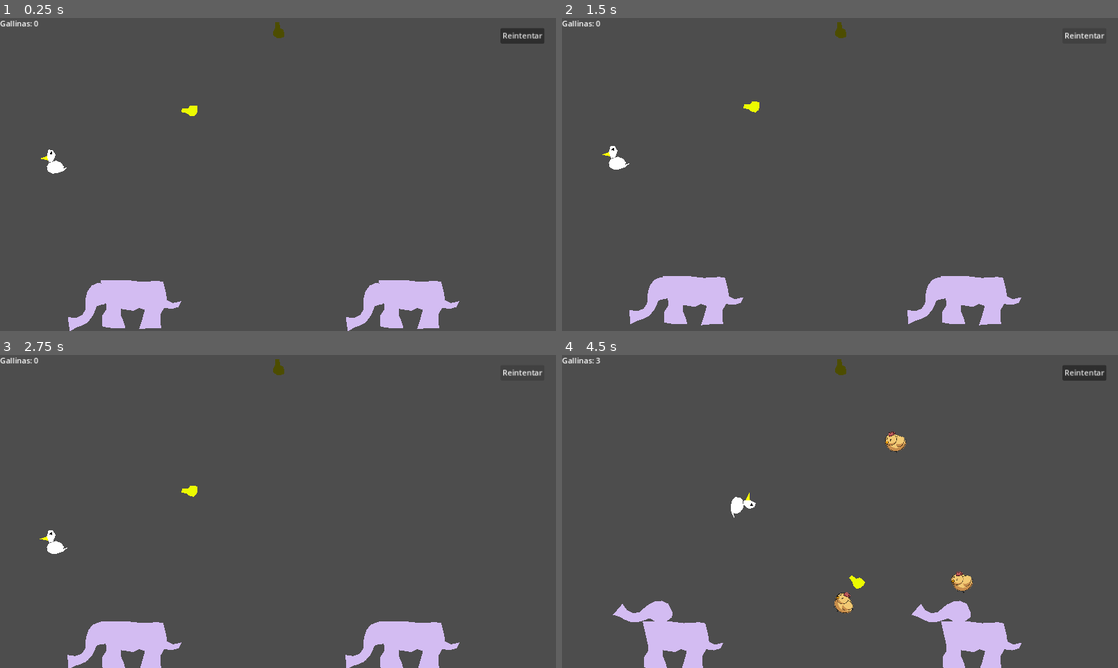
Above: before the commit, frames 1-4 (two rows, left to right).
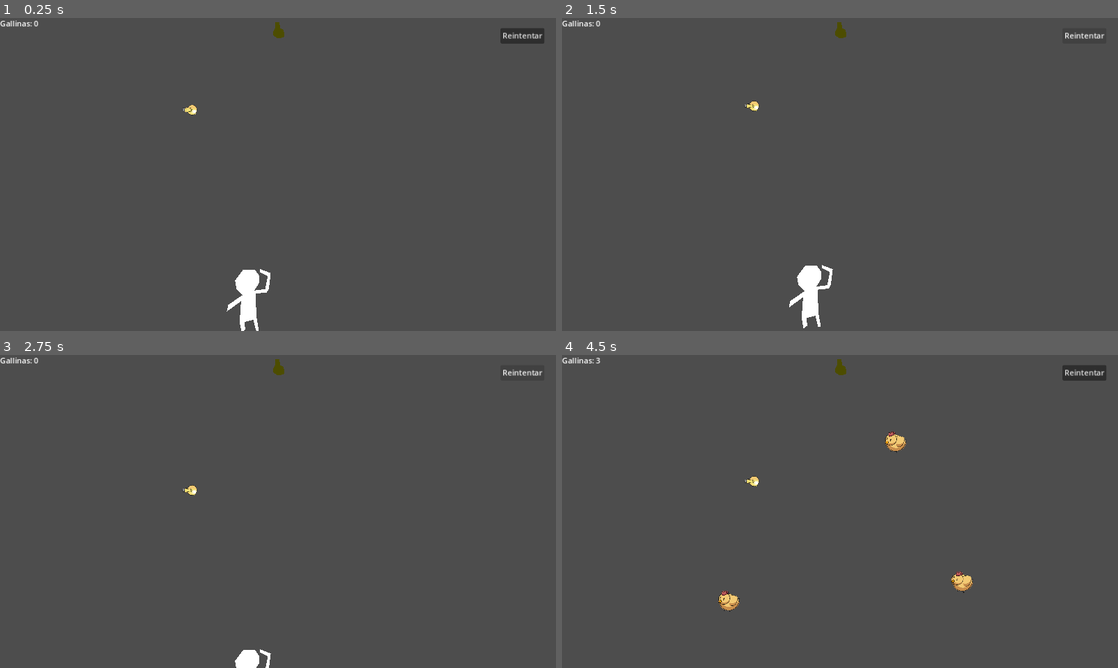
Above: after the commit, the same moments.

Repository: JuanFdS/ggj2024
Game: Godot game, scene res://Habitaciones/HabitacionDeIngenieros.tscn
The game is run twice, just before and just after one commit, with the same random seed, the same clock (stepped at 60 frames per second) and the same inputs. This scene is started directly instead of the project's main scene.
Inputs (mouse positions are in pixels of both pictures, inside the frame that each line leads up to):
- Up to frame 1 (0.25 s): no input
- Up to frame 2 (1.5 s): click "Reintentar" at 0.5 s; click "Reintentar" at 1.25 s
- Up to frame 3 (2.75 s): click "Reintentar" at 2 s
- Up to frame 4 (4.5 s): tap Enter at 2.75 s; move the mouse to (962, 495) at 2.77 s; hold Up (ui_up) 2.78-3.53 s; click (962, 495) at 2.92 s; move the mouse to (728, 527) at 3.52 s; hold Down (ui_down) 3.53-4.28 s; click (728, 527) at 3.67 s; move the mouse to (895, 442) at 4.27 s; hold Up (ui_up) from 4.28 s (still down); click (895, 442) at 4.42 s

The runs differ from the first frame. In frame 1, 4.6% of the frame differs, in the area x 7-83%, y 27-100%; in frame 2, 4.6%; in frame 3, 4.1%; in frame 4, 4.4%.

Commit message:
Movido tamanio de la ventana a un singleton para que al reiniciar no se rompa

Diff:
--- a/Habitacion.gd
+++ b/Habitacion.gd
@@ -4,7 +4,6 @@
 
 var ultima_posicion_cursor: Vector2
 var velocidad_cursor: Vector2
-@onready var original_windows_size: Vector2 = get_viewport().size
 
 func _ready():
 	%BotonReiniciar.pressed.connect(func():
@@ -24,8 +23,7 @@
 
 func _unhandled_input(event):
 	if event is InputEventMouseButton and event.is_pressed() and event.button_index == MouseButton.MOUSE_BUTTON_LEFT and not event.is_echo():
-		var viewport_scale = original_windows_size / Vector2(get_viewport().size)
-		var posicion_cursor = event.global_position / get_viewport().get_camera_2d().zoom * viewport_scale
+		var posicion_cursor = event.global_position / get_viewport().get_camera_2d().zoom * TamanioVentana.escala_del_viewport()
 		var nueva_cosa = EstadoDelJuego.spawnear_cosa()
 
 		agregar_en(posicion_cursor, nueva_cosa)
--- a/Habitaciones/HabitacionDeIngenieros.tscn
+++ b/Habitaciones/HabitacionDeIngenieros.tscn
@@ -1,8 +1,7 @@
-[gd_scene load_steps=16 format=3 uid="uid://biwj7op75tfdu"]
+[gd_scene load_steps=10 format=3 uid="uid://biwj7op75tfdu"]
 
 [ext_resource type="Script" path="res://Habitacion.gd" id="1_6vmq2"]
-[ext_resource type="Script" path="res://Cosas/Lamparita/LamparitaNueva.gd" id="2_q2tu4"]
-[ext_resource type="PackedScene" uid="uid://btibma3e67qwh" path="res://Cosas/Elefante.tscn" id="3_hnv7c"]
+[ext_resource type="PackedScene" uid="uid://2petxoiduwhd" path="res://Cosas/Lamparita/LamparitaNueva.tscn" id="2_ybxcn"]
 [ext_resource type="AudioStream" uid="uid://m00i60fa0h3b" path="res://Sounds/spawn_1.wav" id="4_2w0tk"]
 
 [sub_resource type="WorldBoundaryShape2D" id="WorldBoundaryShape2D_kf7ph"]
@@ -19,22 +18,6 @@
 [sub_resource type="CircleShape2D" id="CircleShape2D_66xfx"]
 radius = 30.0
 
-[sub_resource type="PhysicsMaterial" id="PhysicsMaterial_1633i"]
-friction = 0.7
-bounce = 1.0
-
-[sub_resource type="CircleShape2D" id="CircleShape2D_o31s1"]
-radius = 13.0
-
-[sub_resource type="RectangleShape2D" id="RectangleShape2D_du3yr"]
-size = Vector2(75, 36)
-
-[sub_resource type="PhysicsMaterial" id="PhysicsMaterial_ag5ly"]
-bounce = 1.1
-
-[sub_resource type="CircleShape2D" id="CircleShape2D_8v2r4"]
-radius = 48.28
-
 [sub_resource type="LabelSettings" id="LabelSettings_ppkp1"]
 font_size = 50
 outline_size = 10
@@ -42,6 +25,8 @@
 
 [node name="Habitacion" type="Node2D"]
 script = ExtResource("1_6vmq2")
+
+[node name="LamparitaNueva" parent="." instance=ExtResource("2_ybxcn")]
 
 [node name="ParedesYPiso" type="StaticBody2D" parent="."]
 collision_layer = 2147483648
@@ -82,64 +67,6 @@
 position = Vector2(-3, -4)
 shape = SubResource("CircleShape2D_66xfx")
 
-[node name="LamparitaNueva" type="RigidBody2D" parent="."]
-position = Vector2(752, 352)
-collision_layer = 0
-collision_mask = 2147483649
-physics_material_override = SubResource("PhysicsMaterial_1633i")
-sleeping = true
-max_contacts_reported = 1
-contact_monitor = true
-script = ExtResource("2_q2tu4")
-
-[node name="Polygon2D2" type="Polygon2D" parent="LamparitaNueva"]
-position = Vector2(-109.428, 564.89)
-rotation = -1.39289
-color = Color(0.921569, 0.988235, 0, 1)
-polygon = PackedVector2Array(566, 9, 566, 30, 557, 47, 558, 63, 571, 73, 588, 74, 603, 69, 602, 52, 600, 40, 586, 33, 583, 9)
-
-[node name="AreaRosca" type="Area2D" parent="LamparitaNueva"]
-unique_name_in_owner = true
-position = Vector2(8.57166, 1.89014)
-collision_layer = 0
-collision_mask = 4
-
-[node name="CollisionShape2D" type="CollisionShape2D" parent="LamparitaNueva/AreaRosca"]
-shape = SubResource("CircleShape2D_o31s1")
-
-[node name="CollisionShape2D" type="CollisionShape2D" parent="LamparitaNueva"]
-position = Vector2(29.5717, -0.109863)
-shape = SubResource("RectangleShape2D_du3yr")
-
-[node name="Gallina" type="RigidBody2D" parent="."]
-position = Vector2(219, 571)
-collision_mask = 2147483649
-physics_material_override = SubResource("PhysicsMaterial_ag5ly")
-
-[node name="Gallina" type="Polygon2D" parent="Gallina"]
-position = Vector2(-552, -564)
-polygon = PackedVector2Array(531, 600, 527, 580, 536, 565, 565, 555, 587, 564, 597, 579, 596, 588, 615, 581, 595, 599, 571, 607, 551, 609)
-
-[node name="Polygon2D" type="Polygon2D" parent="Gallina/Gallina"]
-polygon = PackedVector2Array(537, 562, 526, 540, 534, 510, 551, 511, 563, 530, 561, 539, 552, 559)
-
-[node name="Pico" type="Polygon2D" parent="Gallina/Gallina"]
-color = Color(1, 1, 0, 1)
-polygon = PackedVector2Array(528, 536, 498, 547, 532, 554)
-
-[node name="Ojos" type="Polygon2D" parent="Gallina/Gallina"]
-color = Color(0, 0, 0, 1)
-polygon = PackedVector2Array(538, 527, 547, 516, 550, 531)
-
-[node name="CollisionShape2D" type="CollisionShape2D" parent="Gallina"]
-shape = SubResource("CircleShape2D_8v2r4")
-
-[node name="RigidBody2D" parent="." instance=ExtResource("3_hnv7c")]
-position = Vector2(1708, 1152)
-
-[node name="RigidBody2D2" parent="." instance=ExtResource("3_hnv7c")]
-position = Vector2(556, 1152)
-
 [node name="Camera2D" type="Camera2D" parent="."]
 anchor_mode = 0
 zoom = Vector2(0.5, 0.5)
@@ -174,3 +101,9 @@
 offset_bottom = 52.0
 grow_horizontal = 0
 text = "Reintentar"
+
+[node name="RigidBody2D" type="RigidBody2D" parent="."]
+position = Vector2(1035, 1188)
+
+[node name="Polygon2D" type="Polygon2D" parent="RigidBody2D"]
+polygon = PackedVector2Array(-34, 86, -42, 42, -36, -44, -95, -1, -89, -29, -30, -69, -55, -94, -61, -129, -27, -175, 21, -175, 39, -150, 39, -120, 19, -88, 64, -94, 75, -148, 41, -165, 43, -177, 87, -160, 79, -95, 70, -80, 24, -75, 28, 22, 38, 80, 26, 78, 15, 33, -21, 42, -19, 74)
--- /dev/null
+++ b/TamanioVentana.gd
@@ -0,0 +1,6 @@
+extends Node
+
+@onready var tamanio_original: Vector2 = get_viewport().size
+
+func escala_del_viewport() -> Vector2:
+	return tamanio_original / Vector2(get_viewport().size)
--- a/project.godot
+++ b/project.godot
@@ -19,6 +19,7 @@
 
 EstadoDelJuego="*res://EstadoDelJuego.tscn"
 RuakeLayer="*res://addons/ruake/core/RuakeLayer.tscn"
+TamanioVentana="*res://TamanioVentana.gd"
 
 [display]
 
@@ -30,9 +31,8 @@
 
 [editor_plugins]
 
-enabled=PackedStringArray("res://addons/random_audio/plugin.cfg", "res://addons/ruake/plugin.cfg")
+enabled=PackedStringArray("res://addons/random_audio/plugin.cfg")
 EstadoDelJuego="*res://EstadoDelJuego.tscn"
-enabled=PackedStringArray("res://addons/random_audio/plugin.cfg")
 
 [input]
 
